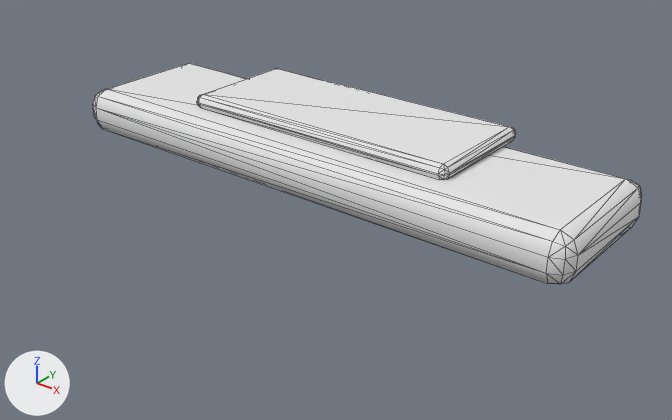
The glTF model assets/rooms/milk_tea_shop/entry_step.glb as it was, and as the next commit left it.
The view is the same before and after, from a 50 mm camera at (1.92, -2.47, 1.28) aimed at (0.11, -0.21, -0.12). Lighting does not change. The marker at lower left points along +X, +Y and +Z. The older version comes first. Mesh edges are drawn as thin lines. Vertices at exactly the same position are counted once.

The first picture shows 'entry_step.001'.
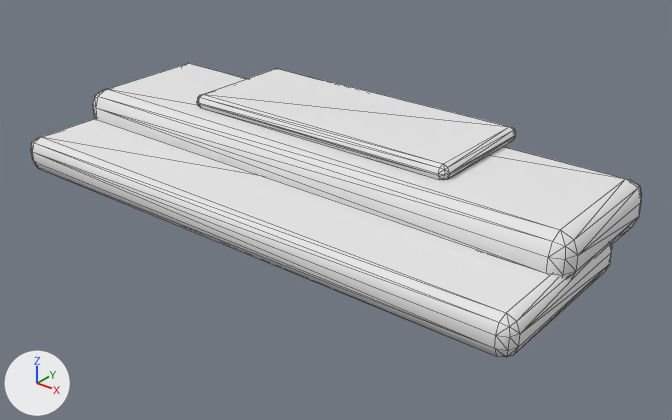
Edits to the bpy script that builds the scene:
```text
Change me_entry_step_mobile:
    used by ob_entry_step_001; location = (0.0, 0.0, 0.0)
    remove me_entry_step_mobile.from_pydata(...)  # 112 vertices, 216 faces; spans x -1.03..1.03, y -0.36..0.23, z -0.06..0.16
    add me_entry_step_mobile.from_pydata(...)  # 168 vertices, 324 faces; spans x -1.03..1.03, y -0.65..0.23, z -0.13..0.16
    me_entry_step_mobile part 1: a new loose piece of 56 vertices spanning x -1.03..1.03, y -0.65..0.0, z -0.13..0.0, in mat_shop_sharedatlas (white #e7e7e7)
```

Pixel boxes [x1, y1, x2, y2] of what changed, in the pictures (672 x 420 px):
'entry_step.001', reshaped (11% wider, 33% taller)
    before: [93, 63, 642, 284]
    after: [31, 63, 642, 357]
part 1 of me_entry_step_mobile, added
    after: [31, 119, 612, 357]
